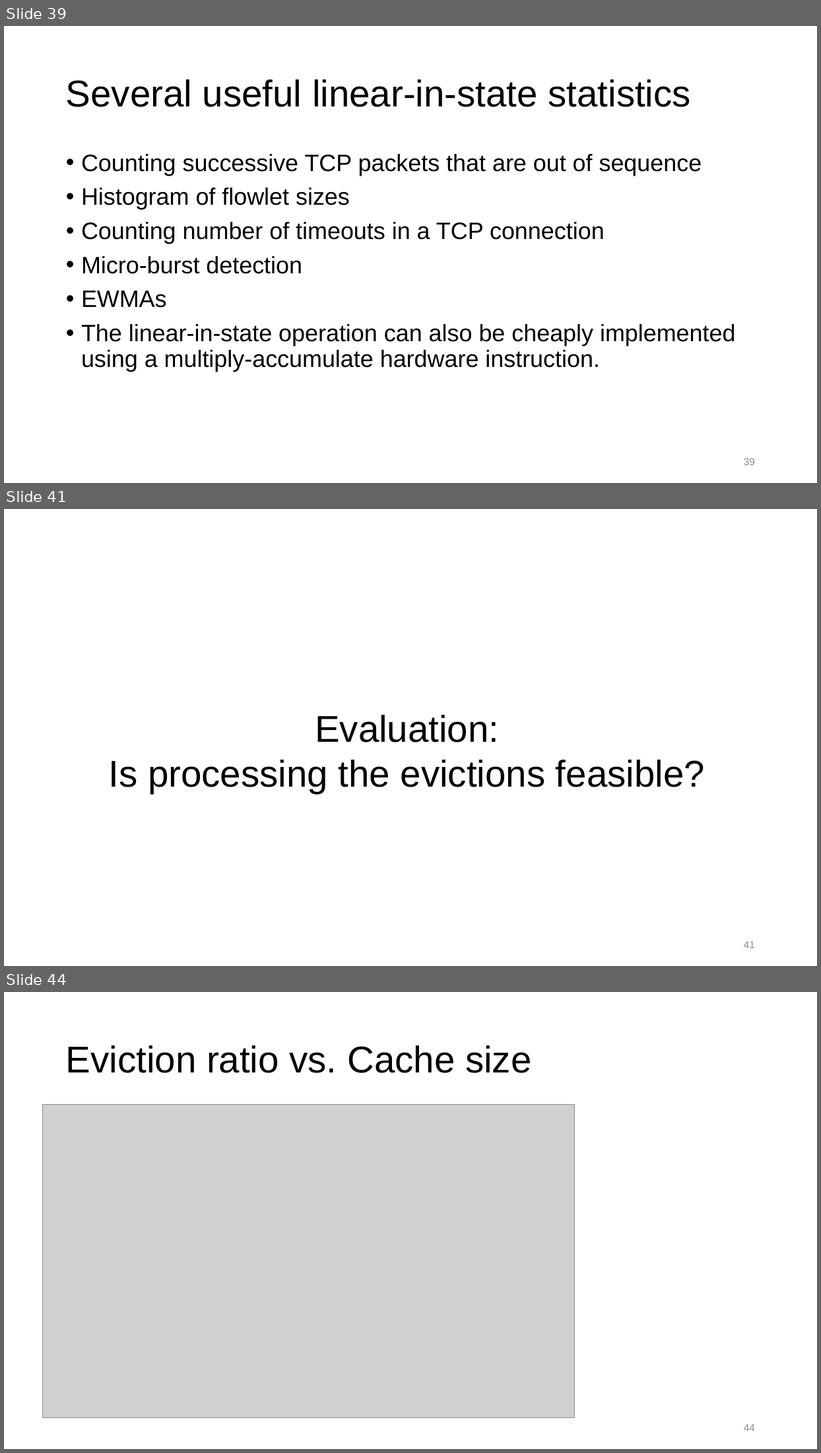
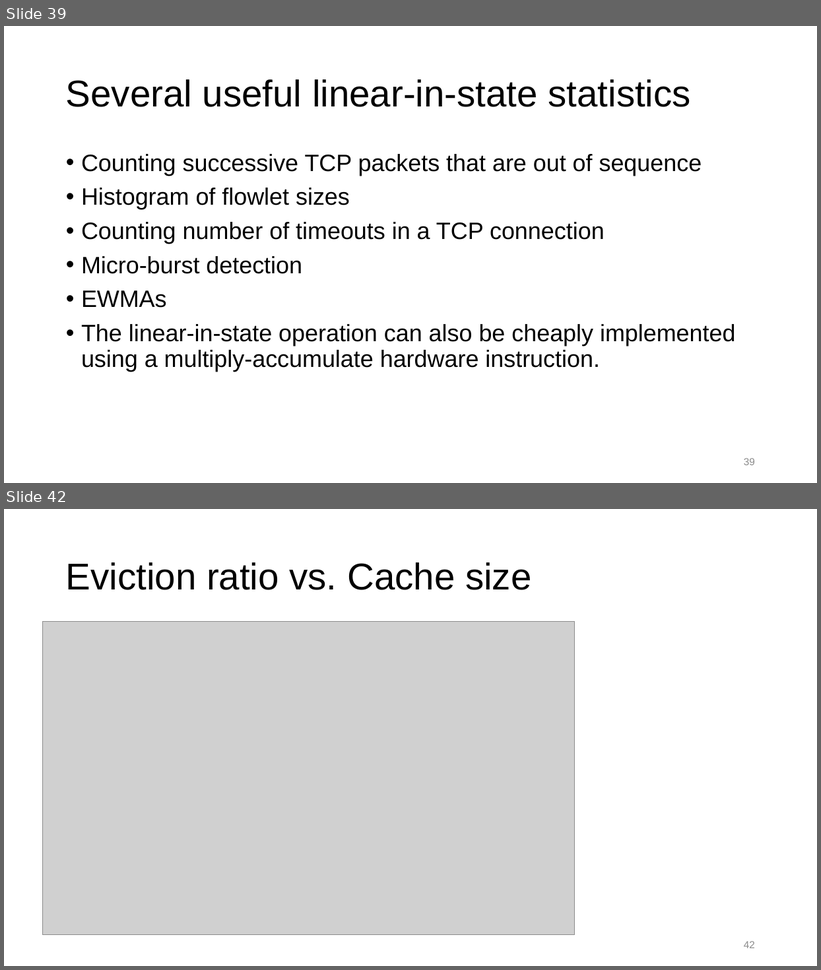
Before and after one commit to anirudhSK/pifo-domino-marple-ppts, a slide deck: marple_itx18.pptx. Shown one above the other, each under a label of ours: slides 39, 41 and 44 before the commit, slides 39 and 42 after it; the slides between them are not shown. The pictures are 821x1453 and 821x970 pixels, drawn with LibreOffice and Linux fonts; fonts in the diff are those of the drawing; grey boxes stand for pictures. Boxes give left, top, right and bottom in pixels: in the first picture for what was removed or moved away, otherwise in the second. Text is boxed around its words. In the diff, an @@ line names an element or a change of style, - is before the commit and + after.

```diff
--- a/marple_itx18.pptx
+++ b/marple_itx18.pptx
@@ slide 41 removed at [4,509,817,966], background #FFFFFF @@
@@ text removed at [109,715,705,794] @@
-Evaluation:
-Is processing the evictions feasible?
@@ page number removed at [744,941,755,949] @@
-41
@@ what was slide 44 is now slide 42 @@
@@ page number at [744,941,755,949]: text changed @@
-44
+42
```
Also in this commit, not shown: 4 slides changed, 2 other slides removed.
